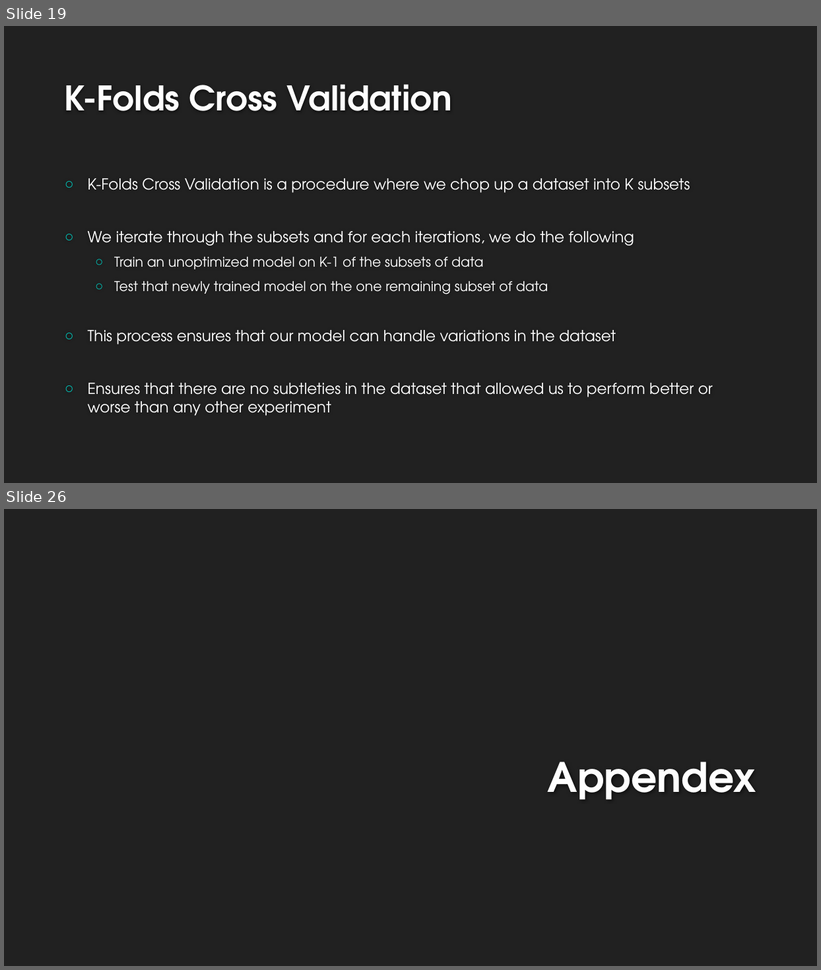
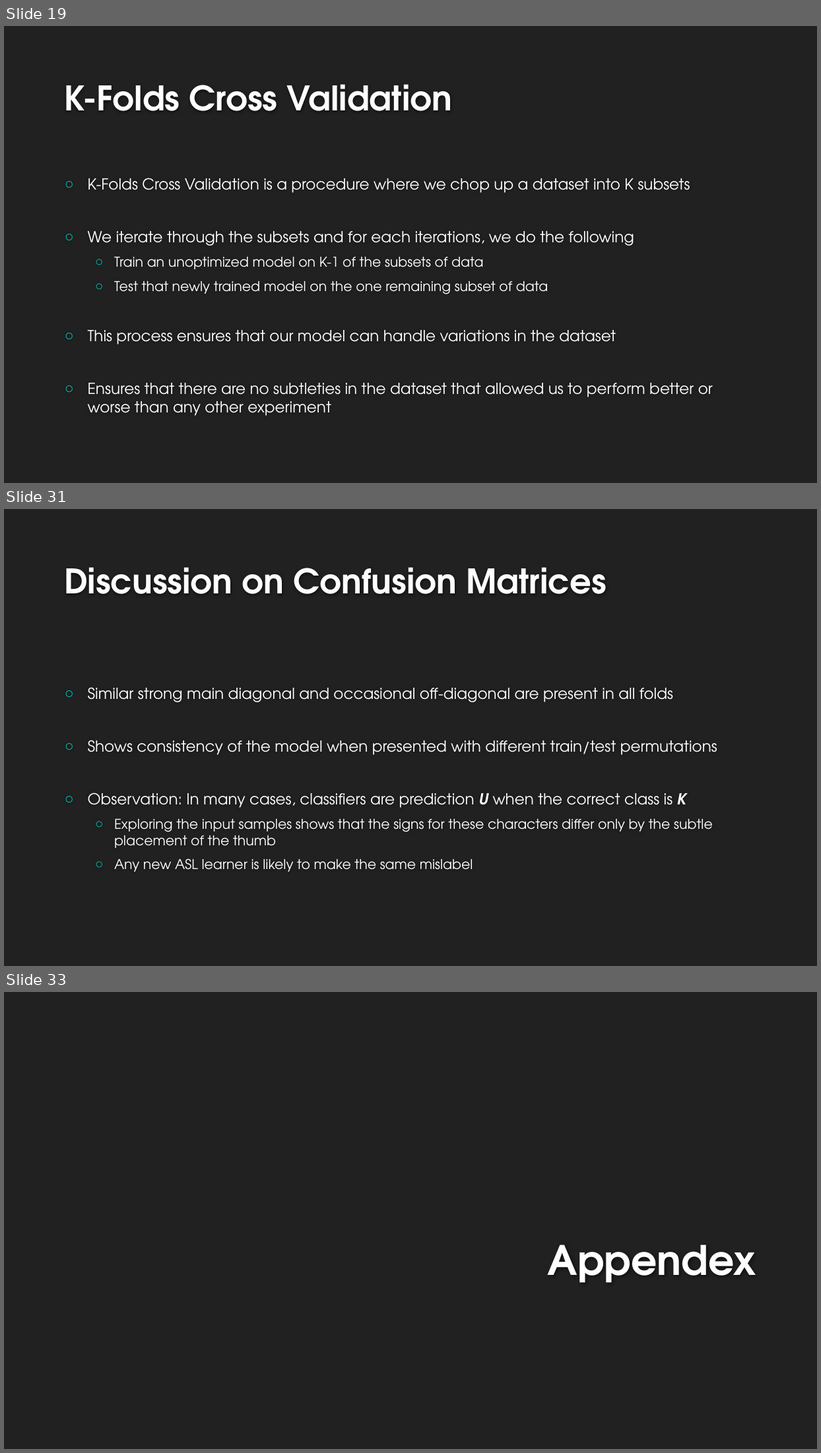
Before and after one commit to landonbuell/Buell-Masters-Project, a slide deck: milestones/BUELL_ENGR6970_Milestone04.pptx. Shown one above the other, each under a label of ours: slides 19 and 26 before the commit, slides 19, 31 and 33 after it; the slides between them are not shown. The pictures are 821x970 and 821x1453 pixels, drawn with LibreOffice and Linux fonts; fonts in the diff are those of the drawing; background and template pictures are left out. Boxes give left, top, right and bottom in pixels: in the first picture for what was removed or moved away, otherwise in the second. Text is boxed around its words. In the diff, an @@ line names an element or a change of style, - is before the commit and + after.

```diff
--- a/milestones/BUELL_ENGR6970_Milestone04.pptx
+++ b/milestones/BUELL_ENGR6970_Milestone04.pptx
@@ slide 31 added at [4, 509, 817, 966], background #212121 @@
@@ title added at [64, 567, 606, 594], 40 pt, text #FEFEFE, bold @@
+Discussion on Confusion Matrices
@@ text added at [88, 687, 717, 872], 18 pt, text #FFFFFF @@
+○ Similar strong main diagonal and occasional off-diagonal are present in all folds
+○ Shows consistency of the model when presented with different train/test permutations
+○ Observation: In many cases, classifiers are prediction U when the correct class is K
+  ○ Exploring the input samples shows that the signs for these characters differ only by the subtle placement of the thumb
+  ○ Any new ASL learner is likely to make the same mislabel
@@ what was slide 26 is now slide 33 @@
```
Also in this commit, not shown: 9 slides changed, 5 other slides added, 1 slide removed, 3 other files.
